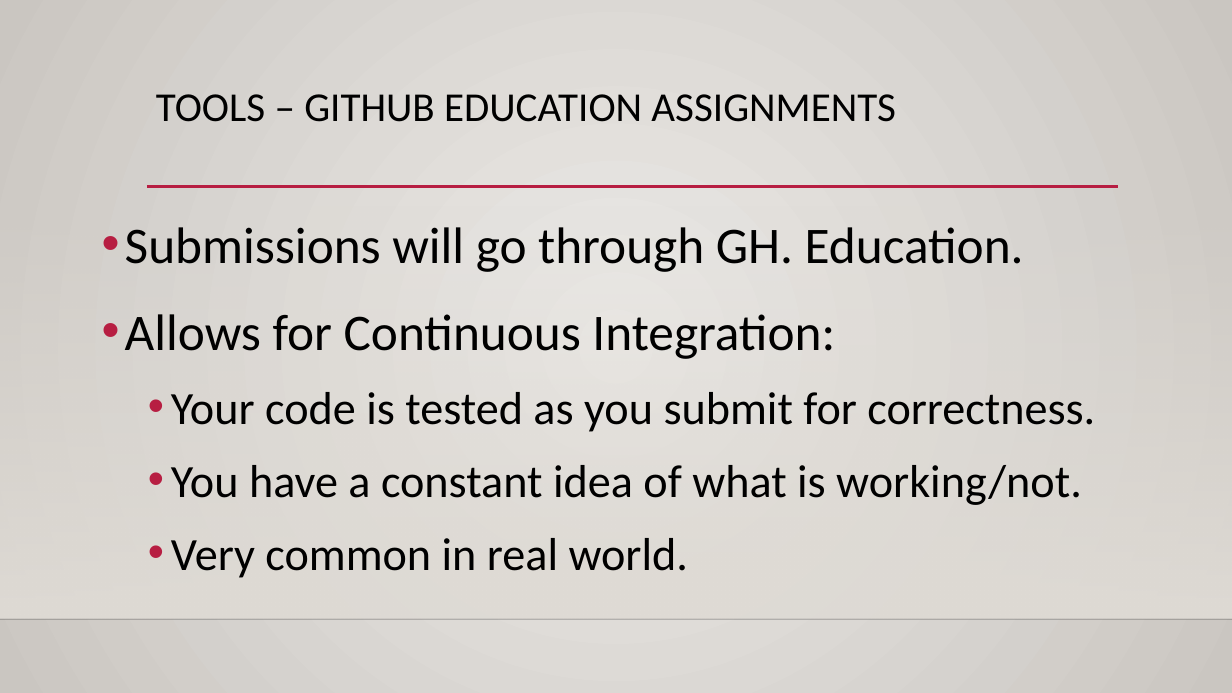
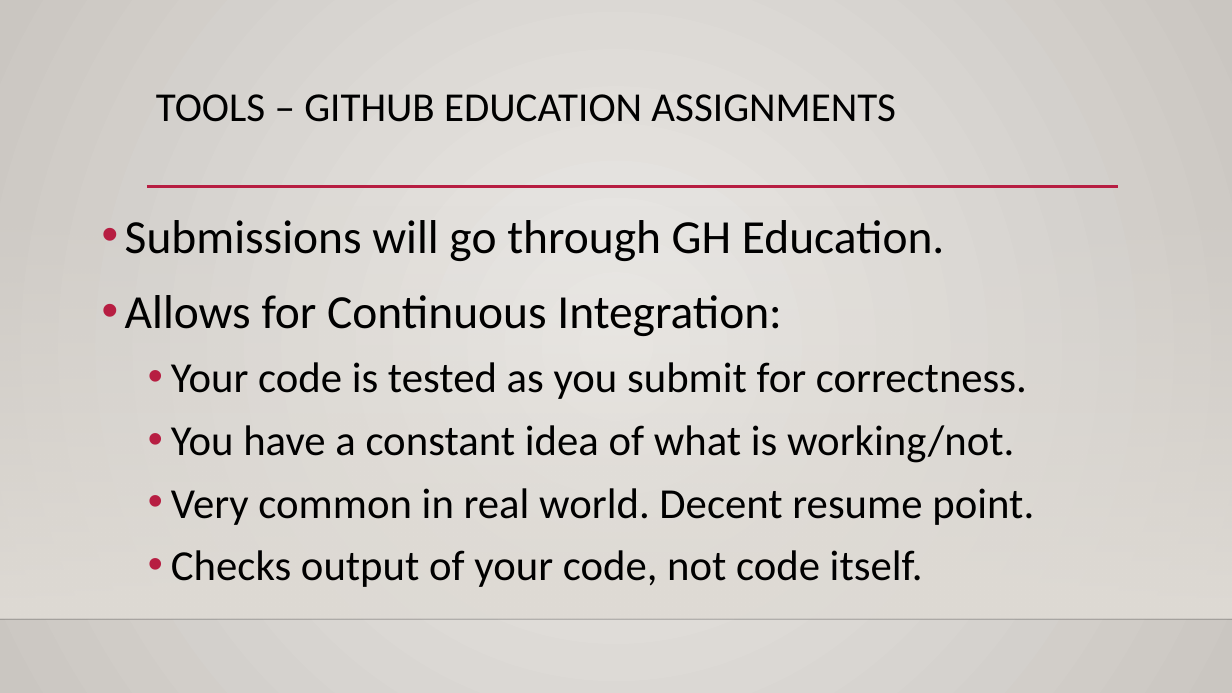
Before and after one commit to AkeemSemperDataScience/Programming_Basics_for_Machine_Learning_Students, a slide deck: slide 16 of reference_material/slides/001_intro_setup.pptx (slide 14 before the commit). Drawn at 1232x693 pixels with LibreOffice and Linux fonts; fonts in the diff are those of the drawing; background and template pictures are left out. Boxes give left, top, right and bottom in pixels: in the first picture for what was removed or moved away, otherwise in the second. Text is boxed around its words. In the diff, an @@ line names an element or a change of style, - is before the commit and + after.

```diff
--- a/reference_material/slides/001_intro_setup.pptx
+++ b/reference_material/slides/001_intro_setup.pptx
@@ text at (125,220,945,261): text changed; size 40 to 37 pt @@
-• Submissions will go through GH. Education.
+• Submissions will go through GH Education.
@@ text at (125,295,1027,463): size 40 to 37 pt in "Allows for Continuous Integration:"; size 36 to 33.3 pt in "Your code is tested as you submit ...", "You have a constant idea of what ..."; line spacing 1.2 to 1.1 @@
@@ text at (171,488,1034,587): text changed; size 36 to 33.3 pt @@
-  • Very common in real world.
+  • Very common in real world. Decent resume point.
+  • Checks output of your code, not code itself.
```
Also in this commit, not shown: 3 other slides changed, 9 slides added.
